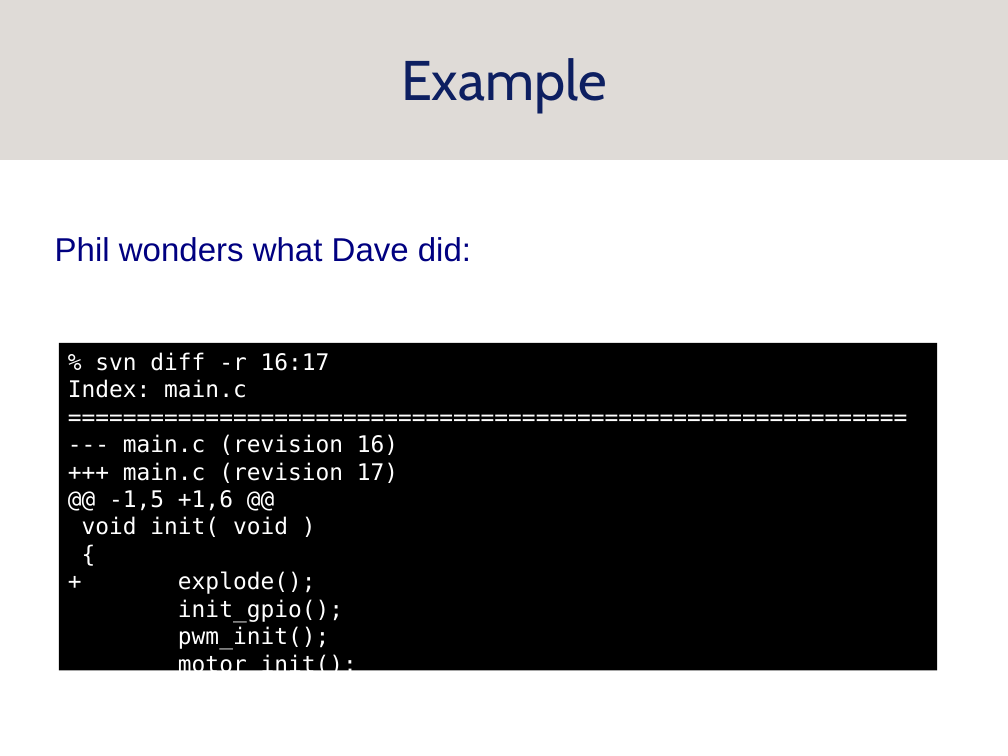
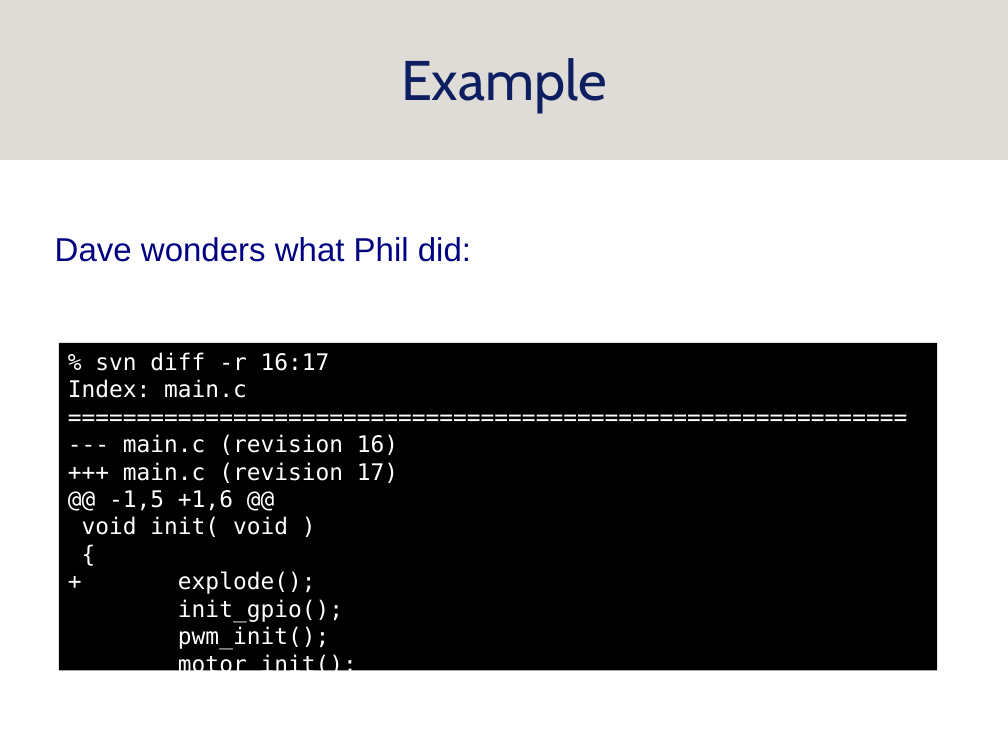
Before and after one commit to srobo/subversion-archive, a slide deck: slide 22 of presentations/subversion/svn.odp. Drawn at 1008x756 pixels with LibreOffice and Linux fonts; fonts in the diff are those of the drawing; background and template pictures are left out. Boxes give left, top, right and bottom in pixels: in the first picture for what was removed or moved away, otherwise in the second. Text is boxed around its words. In the diff, an @@ line names an element or a change of style, - is before the commit and + after.

```diff
--- a/presentations/subversion/svn.odp
+++ b/presentations/subversion/svn.odp
@@ text at [55, 237, 471, 262]: text changed @@
-Phil wonders what Dave did:
+Dave wonders what Phil did:
```
Also in this commit, not shown: 2 other slides changed.
